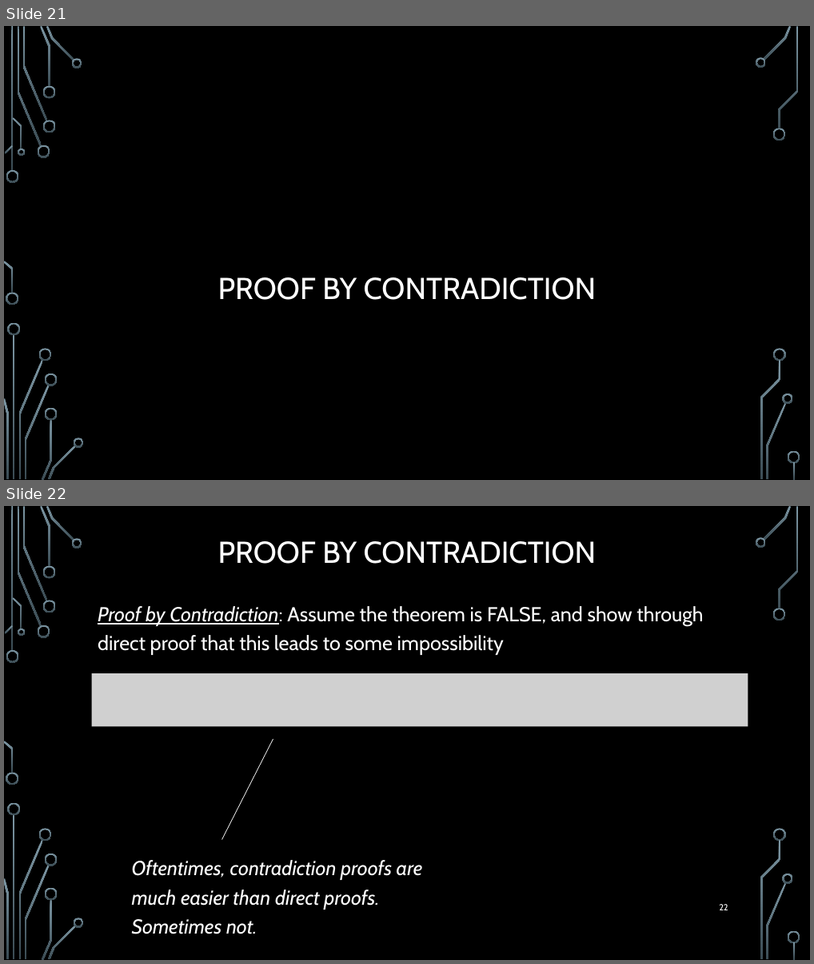
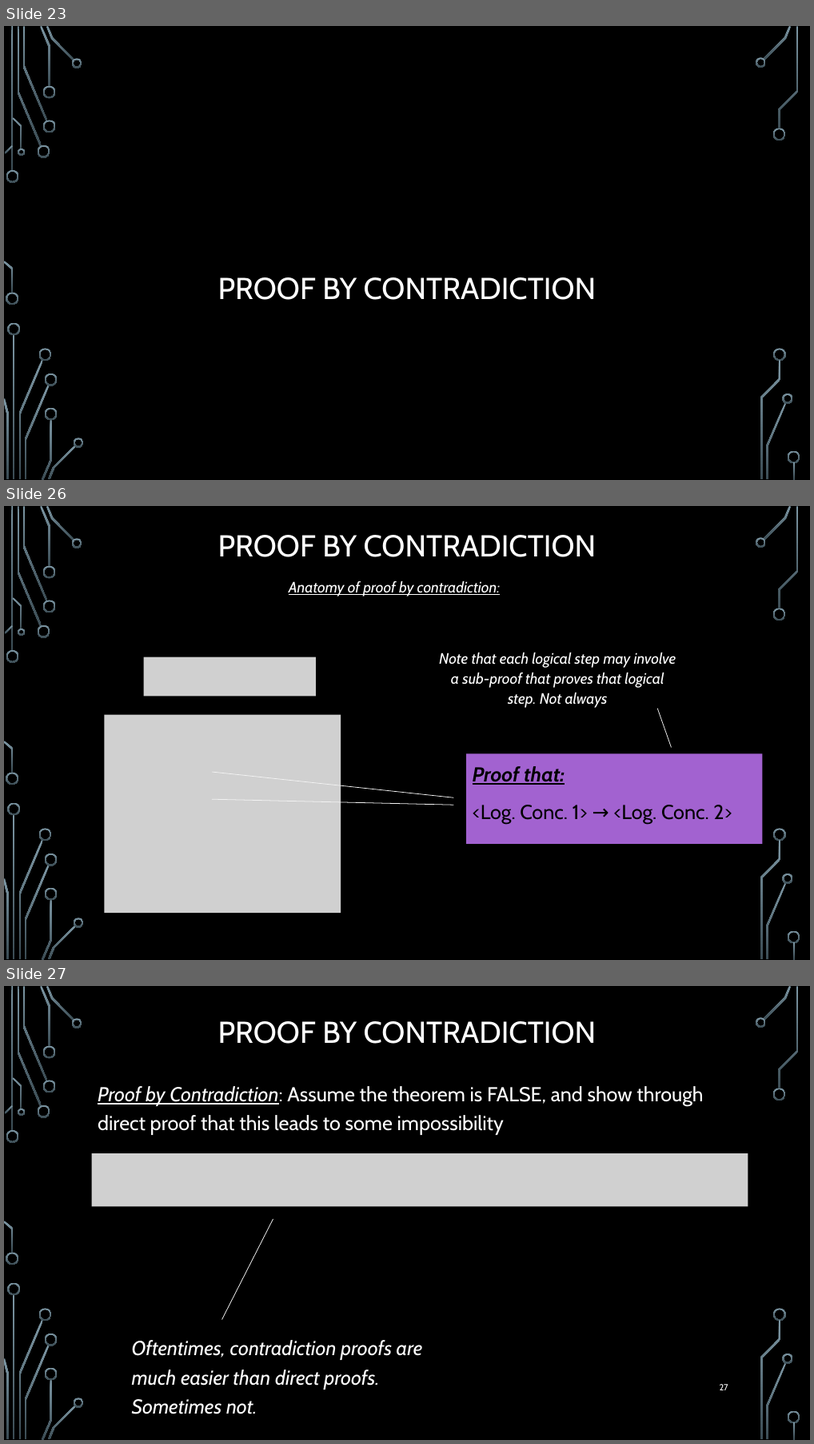
Before and after one commit to markfloryan/dmt2, a slide deck: slides/01-ReviewOfProofs.pptx. Shown one above the other, each under a label of ours: slides 21 and 22 before the commit, slides 23, 26 and 27 after it; the slides between them are not shown. The pictures are 814x964 and 814x1444 pixels, drawn with LibreOffice and Linux fonts; fonts in the diff are those of the drawing; grey boxes stand for pictures; background and template pictures are left out. Boxes give left, top, right and bottom in pixels: in the first picture for what was removed or moved away, otherwise in the second. Text is boxed around its words. In the diff, an @@ line names an element or a change of style, - is before the commit and + after.

Commit message:
slide updates for proofs

```diff
--- a/slides/01-ReviewOfProofs.pptx
+++ b/slides/01-ReviewOfProofs.pptx
@@ slide 26 added at bbox=[4, 506, 810, 960], background picture (left out); not listed: 36 template elements that a slide beside it also shows @@
@@ title added at bbox=[218, 535, 596, 557], 36 pt, text #FFFFFF @@
+PROOF BY CONTRADICTION
@@ text added at bbox=[289, 580, 500, 596], 18 pt, text #FFFFFF, italic, underline @@
+Anatomy of proof by contradiction:
@@ picture added at bbox=[144, 657, 315, 696] @@
@@ text added at bbox=[439, 652, 677, 708], 18 pt, text #FFFFFF, italic @@
+Note that each logical step may involve a sub-proof that proves that logical step. Not always
@@ picture added at bbox=[105, 715, 341, 912] @@
@@ line added from (658, 708) to (672, 748), #F2F2F2 0.75 pt @@
@@ rectangle added at bbox=[466, 753, 763, 844], fill #A262D0, 24 pt, text #000000 @@
+Proof that:
+<Log. Conc. 1> → <Log. Conc. 2>
@@ line added from (212, 772) to (454, 797), #F2F2F2 0.75 pt @@
@@ line added from (212, 799) to (454, 805), #F2F2F2 0.75 pt @@
@@ what was slide 21 is now slide 23 @@
@@ what was slide 22 is now slide 27 @@
@@ page number at bbox=[720, 1384, 729, 1390]: text changed @@
-22
+27
```
Also in this commit, not shown: 2 slides changed, 6 other slides added.
